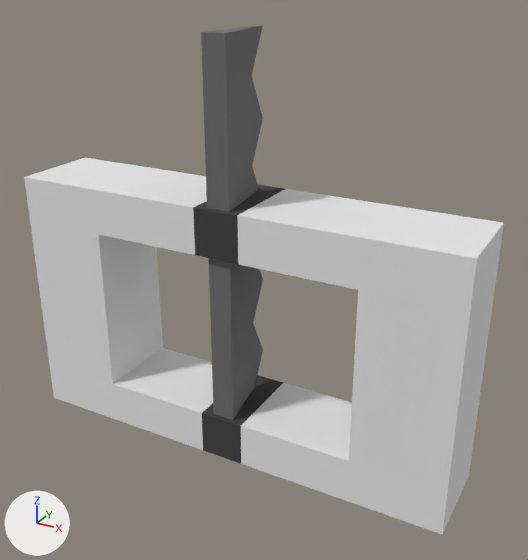
An edit to the FBX model Assets/World/Lumber/SawObj.fbx, drawn before and after from the same camera.
Camera for both pictures: a 50 mm camera at (7.28, -12.29, 9.19) aimed at (0.5, 0.04, 3.02). Lighting does not change. The marker at lower left points along +X, +Y and +Z. Where no turn or scale is listed for an object, it has been applied to the vertices.

Names of what the first picture shows: 'SawBlade', 'SawFrame'.
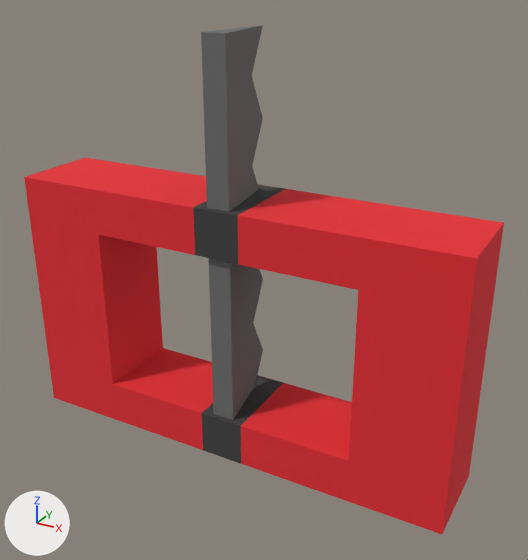
Changed parts and their boxes (x1, y1, x2, y2) in the pictures (528 x 560 px):
part 1 of me_sawframe, recoloured (white to red)
    both: (24, 158, 504, 534)

The edits, one by one:
Material 'Color' (mat_color) is new.
Its base color is (0.8, 0.025, 0.0328) (red #e72c33).
Its roughness is 1.0.
me_sawframe has 48 vertices, 48 faces and spans x -5.0..5.0, y -1.0..1.0, z -1.0..4.75.
me_sawframe is used by ob_sawframe; location (0.0, 0.0, 0.0).
me_sawframe part 1: all 40 faces that had it switch from mat_frame (white #e7e7e7) to mat_color (red #e72c33).
